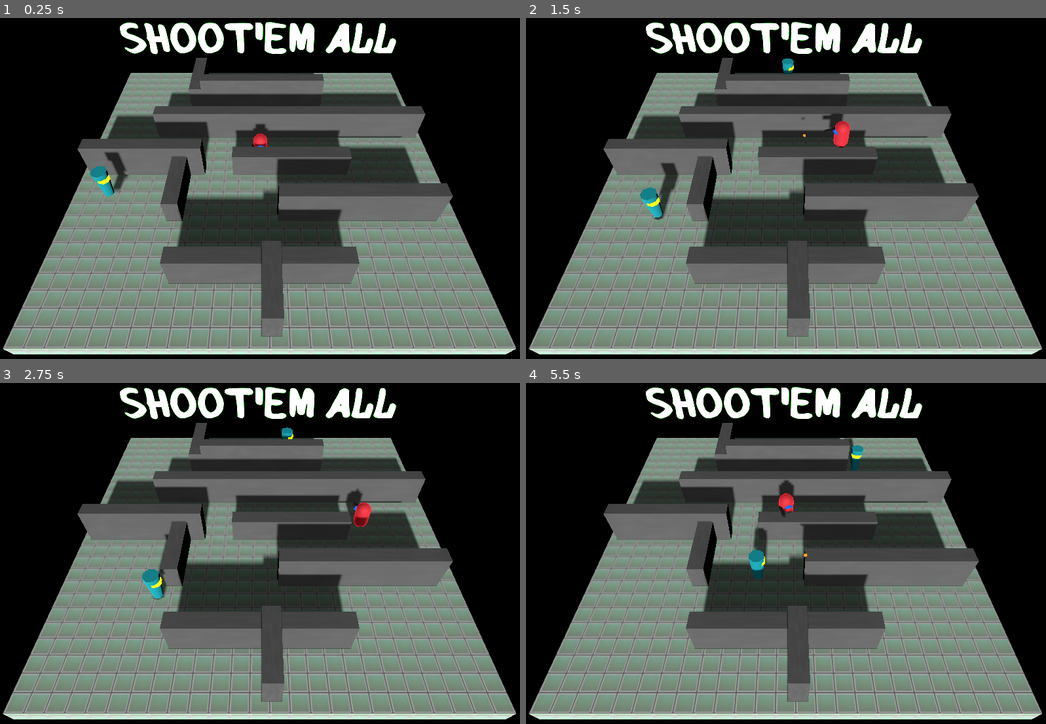
Above: before the commit, frames 1-4 (two rows, left to right).
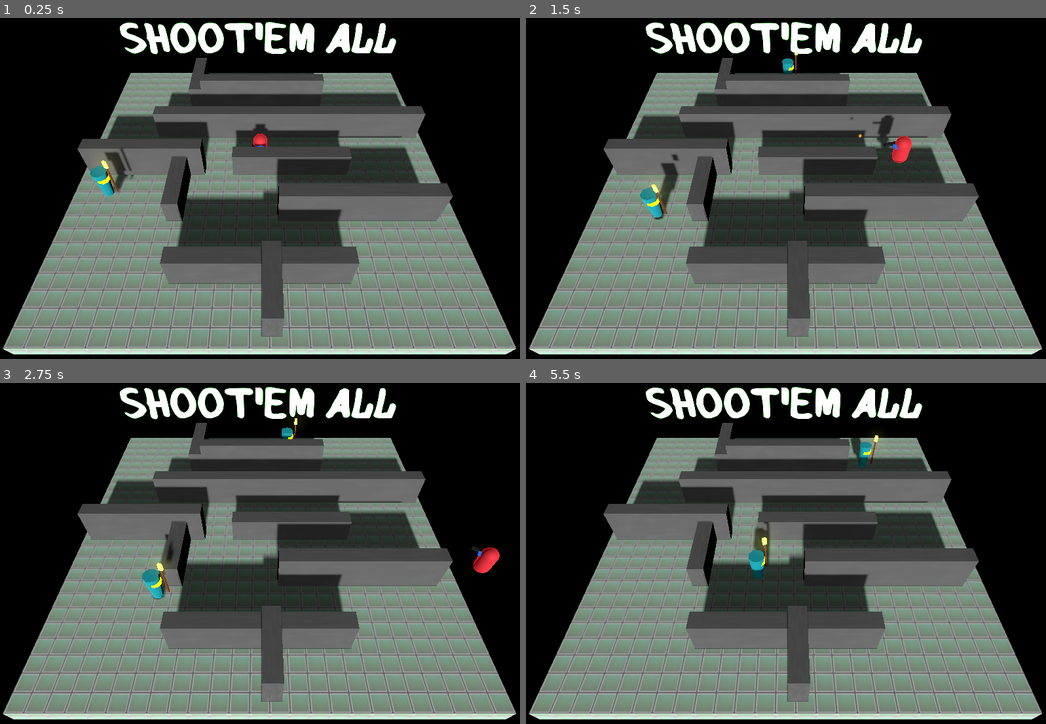
Above: after the commit, the same moments.

Repository: abhishekkr/godot-samples
Game: Godot game, scene res://scenes/level.tscn
Two runs of this game, one before a commit and one after it. Both use one fixed random seed, a clock stepped at 60 frames per second and the inputs below.
Inputs (mouse positions are in pixels of both pictures, inside the frame that each line leads up to):
- Up to frame 1 (0.25 s): no input
- Up to frame 2 (1.5 s): move the mouse to (905, 171) at 0.52 s; hold D (move_right) 0.53-1.28 s; hold F (do_shoot) 0.53-1.28 s; tap Space (do_jump) at 0.77 s; move the mouse to (682, 205) at 1.27 s; hold S (move_down) from 1.28 s (still down); tap F (do_shoot) at 1.35 s
- Up to frame 3 (2.75 s): tap Space (do_jump) at 1.52 s; move the mouse to (312, 478) at 2.02 s; release S (move_down) at 2.03 s; hold D (move_right) from 2.03 s (still down); hold F (do_shoot) from 2.03 s (still down)
- Up to frame 4 (5.5 s): move the mouse to (760, 625) at 2.77 s; release D (move_right) at 2.78 s; release F (do_shoot) at 2.78 s; hold W (move_up) 2.78-3.53 s; tap F (do_shoot) at 2.85, 4.35 s; tap Space (do_jump) at 3.02, 3.77, 4.52 s; move the mouse to (947, 608) at 3.52 s; hold F (do_shoot) 3.53-4.28 s; hold A (move_left) 3.53-5.03 s; move the mouse to (630, 502) at 4.27 s; move the mouse to (812, 553) at 5.02 s; hold S (move_down) from 5.03 s (still down); hold F (do_shoot) from 5.03 s (still down)

The runs differ from the first frame. In frame 1, 0.1% of the frame differs, in the area x 18-26%, y 38-51%; in frame 2, 0.9%, in the area x 23-75%, y 10-58%; in frame 3, 0.7%; in frame 4, 0.8%.

Commit message:
add Enemy Attack with Spear, Player Health lead to GameOver
Signed-off-by: AbhishekKr <abhikumar163@gmail.com>

Diff:
--- a/threedy-shooter/commons/wave_manager.gd
+++ b/threedy-shooter/commons/wave_manager.gd
@@ -79,3 +79,7 @@
 	if current_enemy_count < 1:
 		print("WAVE ENDED, START NEW WAVE.")
 		start_next_wave()
+		var player = get_tree().root.get_node("Level").get_node("Player")
+		if player is Player:
+			print("PLAYER HEALTH RESET")
+			player.refill_health()
--- a/threedy-shooter/entities/enemy.gd
+++ b/threedy-shooter/entities/enemy.gd
@@ -3,9 +3,16 @@
 
 signal death
 
+@export var my_weapon: PackedScene = preload("res://entities/spear.tscn")
+@export var weapon_swing_speed: float = 15.0
+
 @onready var nav_agent: NavigationAgent3D = $NavigationAgent3D
 @onready var sound_player: AudioStreamPlayer = $AudioStreamPlayer
 @onready var jump_timer: Timer = $JumpTimer
+
+@onready var hand: Marker3D = $BodyMesh/Hand
+@onready var weapon_controller: Node3D = $BodyMesh/Hand/WeaponController
+@onready var swing_timer: Timer = $SwingTimer
 
 @export var attack_target: Player = null
 
@@ -15,6 +22,7 @@
 var hearts: int = 3
 var health_tween: Tween
 var has_target: bool = false
+var can_attack: bool = false
 
 
 func _ready() -> void:
@@ -23,12 +31,17 @@
 		jump_timer.wait_time = randf_range(1.5, 3.5)
 	if attack_target != null and nav_agent != null:
 		set_target()
+	if my_weapon:
+		equip_weapon()
 
 
 func _process(delta: float) -> void:
 	if not is_on_floor():
 		velocity += get_gravity() * delta
-	if has_target:
+	if can_attack:
+		velocity.x = move_toward(velocity.x, 0, SPEED)
+		velocity.z = move_toward(velocity.z, 0, SPEED)
+	elif has_target:
 		move_to_target(delta)
 	move_and_slide()
 
@@ -39,6 +52,10 @@
 	jump_timer.wait_time = randf_range(3.5, 9.5)
 	if attack_target != null:
 		set_target()
+
+
+func _on_navigation_agent_3d_navigation_finished() -> void:
+	print("ENEMY: Player In Sight")
 
 
 func set_target() -> void:
@@ -86,5 +103,34 @@
 	health_tween.tween_property(body_material, "albedo_color", Color.SKY_BLUE, 0.05).set_delay(0.5)
 
 
-func _on_navigation_agent_3d_navigation_finished() -> void:
-	print("ENEMY: Player In Sight")
+func equip_weapon() -> void:
+	if not my_weapon:
+		print("No Weapon Given.")
+		return
+	if weapon_controller.get_child_count() > 0:
+		print("Redundant call made to equip weapon.")
+		return
+	var weapon = my_weapon.instantiate()
+	#weapon.rotate_z(deg_to_rad(-90))
+	#weapon.scale = Vector3(0.75, 0.75, 0.75)
+	weapon_controller.add_child(weapon)
+
+
+func _on_attack_radius_body_entered(body: Node3D) -> void:
+	if body is Player:
+		print("CAN ATTACK")
+		can_attack = true
+		swing_timer.start()
+
+
+func _on_attack_radius_body_exited(body: Node3D) -> void:
+	if body is Player:
+		can_attack = false
+		swing_timer.stop()
+
+
+func _on_swing_timer_timeout() -> void:
+	var weapon_tween = get_tree().create_tween()
+	weapon_tween.set_parallel(false)
+	weapon_tween.tween_property(weapon_controller, "rotation_degrees:x", 90.0, 0.5)
+	weapon_tween.tween_property(weapon_controller, "rotation_degrees:x", 0.0, 0.5)
--- a/threedy-shooter/entities/enemy.tscn
+++ b/threedy-shooter/entities/enemy.tscn
@@ -27,6 +27,10 @@
 
 [sub_resource type="CylinderShape3D" id="CylinderShape3D_c8u6y"]
 
+[sub_resource type="CylinderShape3D" id="CylinderShape3D_pqhw6"]
+height = 1.0
+radius = 1.25
+
 [node name="Enemy" type="CharacterBody3D" unique_id=1069822551]
 collision_layer = 4
 collision_mask = 15
@@ -42,16 +46,34 @@
 mesh = SubResource("CylinderMesh_c8u6y")
 surface_material_override/0 = SubResource("StandardMaterial3D_p7g5j")
 
+[node name="Hand" type="Marker3D" parent="BodyMesh" unique_id=1972686700]
+transform = Transform3D(1, 0, 0, 0, 1, 0, 0, 0, 1, 0.21877813, 0, 0.6825199)
+
+[node name="WeaponController" type="Node3D" parent="BodyMesh/Hand" unique_id=1672587526]
+
 [node name="CollisionShape3D" type="CollisionShape3D" parent="." unique_id=24758376]
 shape = SubResource("CylinderShape3D_c8u6y")
 
 [node name="JumpTimer" type="Timer" parent="." unique_id=1738154240]
 wait_time = 3.802
 
+[node name="SwingTimer" type="Timer" parent="." unique_id=1703284795]
+
 [node name="AudioStreamPlayer" type="AudioStreamPlayer" parent="." unique_id=776104724]
 stream = ExtResource("2_pqhw6")
 volume_db = 1.825
 pitch_scale = 2.25
 
+[node name="AttackRadius" type="Area3D" parent="." unique_id=194670269]
+collision_layer = 0
+collision_mask = 2
+
+[node name="CollisionShape3D" type="CollisionShape3D" parent="AttackRadius" unique_id=1655051310]
+transform = Transform3D(1, 0, 0, 0, 1, 0, 0, 0, 1, 0, 0.4894967, 1.035496)
+shape = SubResource("CylinderShape3D_pqhw6")
+
 [connection signal="navigation_finished" from="NavigationAgent3D" to="." method="_on_navigation_agent_3d_navigation_finished"]
 [connection signal="timeout" from="JumpTimer" to="." method="_on_jump_timer_timeout"]
+[connection signal="timeout" from="SwingTimer" to="." method="_on_swing_timer_timeout"]
+[connection signal="body_entered" from="AttackRadius" to="." method="_on_attack_radius_body_entered"]
+[connection signal="body_exited" from="AttackRadius" to="." method="_on_attack_radius_body_exited"]
--- a/threedy-shooter/entities/player.gd
+++ b/threedy-shooter/entities/player.gd
@@ -1,5 +1,7 @@
 extends CharacterBody3D
 class_name Player
+
+signal game_over
 
 @export var camera_pivot: Camera3D
 @export var my_weapon: PackedScene
@@ -15,9 +17,16 @@
 @onready var shoot_interval: Timer = $ShootIntervalTimer
 var shot_origin_transform: Transform3D
 
-const SPEED = 5.0
+@onready var got_hurt_sfx: AudioStreamPlayer = $GotHurtSound
+
+const SPEED = 10.0
 const JUMP_VELOCITY = 5.5
+const MAX_HEARTS = 10
+
 var direction: Vector3
+
+var hearts: int = 5
+var health_tween: Tween
 
 
 func _ready() -> void:
@@ -90,3 +99,27 @@
 	#bullet.transform = shot_origin_transform
 	#bullet.speed = muzzle_speed
 	#weapon_controller.add_child(bullet)
+
+
+func got_hit() -> void:
+	hearts -= 1
+	got_hurt_sfx.play()
+	turn_red()
+	if hearts < 0:
+		await health_tween.finished
+		game_over.emit()
+		get_tree().paused = true
+
+
+func turn_red() -> void:
+	if health_tween and health_tween.is_running():
+		return
+	var body_material: Material = $BodyMesh.get_active_material(0)
+	health_tween = create_tween()
+	health_tween.set_parallel(true)
+	health_tween.tween_property(body_material, "albedo_color", Color.HOT_PINK, 0.5).set_trans(Tween.TRANS_SINE).set_ease(Tween.EASE_IN_OUT)
+	health_tween.tween_property(body_material, "albedo_color", Color.RED, 0.05).set_delay(0.5)
+
+
+func refill_health() -> void:
+	hearts = MAX_HEARTS
--- a/threedy-shooter/entities/player.tscn
+++ b/threedy-shooter/entities/player.tscn
@@ -1,6 +1,7 @@
 [gd_scene format=3 uid="uid://jbmrdk1jdstc"]
 
 [ext_resource type="Script" uid="uid://blwytkdlll5xu" path="res://entities/player.gd" id="1_merdl"]
+[ext_resource type="AudioStream" uid="uid://dwkxnq6vxwgpk" path="res://assets/chiptone-loss-01.wav" id="2_b0kkn"]
 
 [sub_resource type="CapsuleMesh" id="CapsuleMesh_rd3vj"]
 
@@ -46,3 +47,9 @@
 shape = SubResource("CapsuleShape3D_rd3vj")
 
 [node name="ShootIntervalTimer" type="Timer" parent="." unique_id=1449507880]
+
+[node name="GotHurtSound" type="AudioStreamPlayer" parent="." unique_id=1634430047]
+stream = ExtResource("2_b0kkn")
+volume_db = 3.5
+pitch_scale = 0.95
+mix_target = 2
--- /dev/null
+++ b/threedy-shooter/entities/spear.gd
@@ -0,0 +1,8 @@
+extends Node3D
+class_name Spear
+
+
+func _on_hitbox_body_entered(body: Node3D) -> void:
+	if body is Player:
+		print("PLAYER HURT by ", get_parent_node_3d())
+		body.got_hit()
--- /dev/null
+++ b/threedy-shooter/entities/spear.tscn
@@ -0,0 +1,38 @@
+[gd_scene format=3 uid="uid://cnn4tmahbutpf"]
+
+[ext_resource type="Script" uid="uid://hk253moffse7" path="res://entities/spear.gd" id="1_lxi0x"]
+
+[sub_resource type="StandardMaterial3D" id="StandardMaterial3D_mtbel"]
+albedo_color = Color(0.55434775, 0.26020262, 0.06360555, 1)
+
+[sub_resource type="StandardMaterial3D" id="StandardMaterial3D_lxi0x"]
+albedo_color = Color(0.47788018, 0.47788012, 0.47788012, 1)
+emission_enabled = true
+emission = Color(0.88235295, 0.74509805, 0.02745098, 1)
+emission_energy_multiplier = 4.5
+emission_on_uv2 = true
+
+[sub_resource type="BoxShape3D" id="BoxShape3D_mtbel"]
+size = Vector3(0.15, 0.5, 0.25)
+
+[node name="Spear" type="Node3D" unique_id=2127519641]
+script = ExtResource("1_lxi0x")
+
+[node name="Shaft" type="CSGBox3D" parent="." unique_id=760887031]
+transform = Transform3D(1, 0, 0, 0, 1, 0, 0, 0, 1, 0, 0.5, 0)
+size = Vector3(0.1, 2.25, 0.1)
+material = SubResource("StandardMaterial3D_mtbel")
+
+[node name="SpearHead" type="CSGBox3D" parent="Shaft" unique_id=1908075586]
+transform = Transform3D(1, 0, 0, 0, 1, 0, 0, 0, 1, 0, 1.25, 0)
+size = Vector3(0.15, 0.5, 0.25)
+material = SubResource("StandardMaterial3D_lxi0x")
+
+[node name="Hitbox" type="Area3D" parent="Shaft/SpearHead" unique_id=2053484725]
+collision_layer = 8
+collision_mask = 7
+
+[node name="CollisionShape3D" type="CollisionShape3D" parent="Shaft/SpearHead/Hitbox" unique_id=841168890]
+shape = SubResource("BoxShape3D_mtbel")
+
+[connection signal="body_entered" from="Shaft/SpearHead/Hitbox" to="." method="_on_hitbox_body_entered"]
--- a/threedy-shooter/scenes/level.gd
+++ b/threedy-shooter/scenes/level.gd
@@ -3,6 +3,7 @@
 
 @onready var camera: Camera3D = $Camera3D
 @onready var player: Player = $Player
+@onready var title: Label3D = $Title
 
 const ray_length: float = 2000
 
@@ -30,3 +31,7 @@
 		intersect_at_pos.y = player.global_position.y
 		var up_axis := Vector3(0, player.global_position.y, 0)
 		player.look_at(intersect_at_pos, up_axis, true)
+
+
+func _on_player_game_over() -> void:
+	title.text = "GAME OVER!"
--- a/threedy-shooter/scenes/level.tscn
+++ b/threedy-shooter/scenes/level.tscn
@@ -160,3 +160,5 @@
 font = ExtResource("6_klq6b")
 font_size = 396
 outline_size = 8
+
+[connection signal="game_over" from="Player" to="." method="_on_player_game_over"]
Not shown, added: threedy-shooter/entities/spear.gd.uid
Not shown, changed: threedy-shooter/README.md
